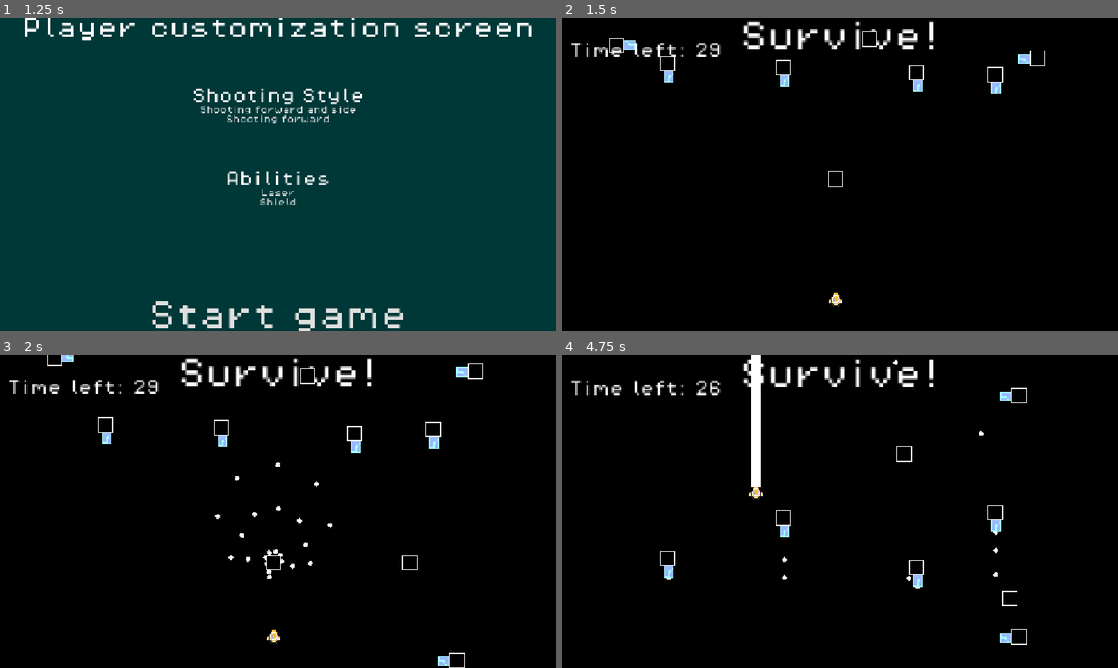
Above: before the commit, frames 1-4 (two rows, left to right).
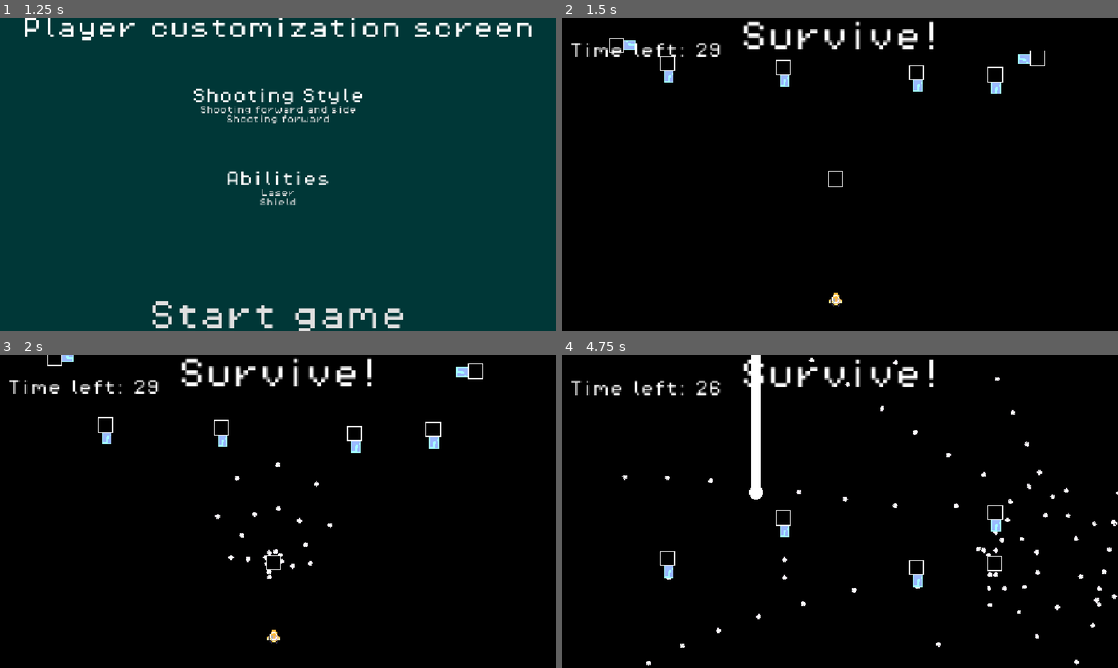
Above: after the commit, the same moments.

Repository: Draftier/Geometric-Invasion-CSS-497
Game: Godot game, scene res://scenes/UI/main_menu.tscn
The game is run twice, just before and just after one commit, with the same random seed, the same clock (stepped at 60 frames per second) and the same inputs. The engine's default icon, where the game draws it, is replaced by a stand-in: a white triangle on a blue panel in a dark square.
Inputs:
- Up to frame 1 (1.25 s): click "Singleplayer" at 0.5 s
- Up to frame 2 (1.5 s): click "Start game" at 1.25 s
- Up to frame 3 (2 s): no input
- Up to frame 4 (4.75 s): hold Up (up) 2.03-3.53 s; tap X (ability) at 2.1, 4.35 s; tap Z (shoot) at 2.85 s; hold Shift (slow) 3.53-4.28 s; hold Left (left) from 3.53 s (still down)

Frame 1 is identical in both runs. In frame 2, less than 0.1% of the frame differs, in the area x 54-57%, y 4-10%; in frame 3, 0.2%; in frame 4, 1.0%, in the area x 10-100%, y 0-100%.

Commit message:
Fixed bug where event timeline not being executed by time to occur properly

Diff:
--- a/geometric-invasion/scenes/game.tscn
+++ b/geometric-invasion/scenes/game.tscn
@@ -220,13 +220,13 @@
 
 [sub_resource type="Resource" id="Resource_2eb2s"]
 script = ExtResource("9_ssvqc")
+x_percent = 0.1
+y_percent = 0.5
+metadata/_custom_type_script = "uid://beg1vql3x734k"
+
+[sub_resource type="Resource" id="Resource_o0ty1"]
+script = ExtResource("9_ssvqc")
 x_percent = 0.2
-y_percent = 1.0
-metadata/_custom_type_script = "uid://beg1vql3x734k"
-
-[sub_resource type="Resource" id="Resource_o0ty1"]
-script = ExtResource("9_ssvqc")
-x_percent = 0.4
 metadata/_custom_type_script = "uid://beg1vql3x734k"
 
 [sub_resource type="Curve" id="Curve_qcmcn"]
@@ -287,6 +287,50 @@
 spawns = Array[ExtResource("12_dinhu")]([SubResource("Resource_rysoc")])
 metadata/_custom_type_script = "uid://bewu02jnvwcgy"
 
+[sub_resource type="Curve" id="Curve_bt5mj"]
+_data = [Vector2(0, 1), 0.0, 0.0, 0, 0, Vector2(1, 0.28089893), 0.0, 0.0, 0, 0]
+point_count = 2
+
+[sub_resource type="Resource" id="Resource_js0lu"]
+script = ExtResource("9_ca42v")
+direction = 3
+distance = 0.5
+speed_curve = SubResource("Curve_bt5mj")
+metadata/_custom_type_script = "uid://c8u5b5y0i25wp"
+
+[sub_resource type="Curve" id="Curve_pl11u"]
+_data = [Vector2(0, 1), 0.0, 0.0, 0, 0, Vector2(1, 0.32584274), 0.0, 0.0, 0, 0]
+point_count = 2
+
+[sub_resource type="Resource" id="Resource_gxtfn"]
+script = ExtResource("9_ca42v")
+direction = 2
+distance = 0.4
+speed_curve = SubResource("Curve_pl11u")
+metadata/_custom_type_script = "uid://c8u5b5y0i25wp"
+
+[sub_resource type="Resource" id="Resource_twgab"]
+script = ExtResource("7_trtic")
+movement_array = Array[ExtResource("13_ir15t")]([SubResource("Resource_js0lu"), SubResource("Resource_gxtfn"), null])
+wrap_movements = true
+metadata/_custom_type_script = "uid://thlx0gtur2d4"
+
+[sub_resource type="Resource" id="Resource_02fa5"]
+script = ExtResource("12_dinhu")
+enemy = ExtResource("6_gee14")
+enemy_movement_pattern = SubResource("Resource_twgab")
+number_of_enemies = 10
+rotation = 180.0
+metadata/_custom_type_script = "uid://c4twyssjo6an2"
+
+[sub_resource type="Resource" id="Resource_nepv3"]
+script = ExtResource("4_kvpfn")
+spawner = 4
+time_between_spawns = 1.5
+time_to_occur = 5.0
+spawns = Array[ExtResource("12_dinhu")]([SubResource("Resource_02fa5")])
+metadata/_custom_type_script = "uid://bewu02jnvwcgy"
+
 [node name="Game" type="Node" unique_id=717147830]
 script = ExtResource("1_vtaks")
 metadata/_edit_vertical_guides_ = [-289.0, 239.0]
@@ -339,7 +383,7 @@
 spawn_point_count = 8
 radius = 2
 movement_events = SubResource("Resource_e1j6l")
-health = 10
+health = 1000
 
 [node name="Enemy" parent="." unique_id=1367146779 instance=ExtResource("6_gee14")]
 position = Vector2(159, -108)
@@ -398,6 +442,20 @@
 spawn_interval = 1.0
 metadata/_custom_type_script = "uid://cpbp4ohcaqwle"
 
+[node name="EnemySpawnPoint4" type="Node2D" parent="." unique_id=961822767]
+position = Vector2(-377, -70)
+script = ExtResource("9_0tnpc")
+id = 4
+spawn_interval = 1.0
+metadata/_custom_type_script = "uid://cpbp4ohcaqwle"
+
+[node name="EnemySpawnPoint5" type="Node2D" parent="." unique_id=1344813384]
+position = Vector2(377, -60)
+script = ExtResource("9_0tnpc")
+id = 5
+spawn_interval = 1.0
+metadata/_custom_type_script = "uid://cpbp4ohcaqwle"
+
 [node name="EnemySpawnPoint2" type="Node2D" parent="." unique_id=916848794]
 position = Vector2(184, 220)
 script = ExtResource("9_0tnpc")
@@ -413,8 +471,8 @@
 metadata/_custom_type_script = "uid://cpbp4ohcaqwle"
 
 [node name="LevelManager" parent="." unique_id=1305954196 node_paths=PackedStringArray("spawners", "enemies") instance=ExtResource("2_gee14")]
-spawners = [NodePath("../EnemySpawnPoint"), NodePath("../EnemySpawnPoint2")]
-events = Array[ExtResource("4_kvpfn")]([SubResource("Resource_kvuet"), SubResource("Resource_37s47")])
+spawners = [NodePath("../EnemySpawnPoint"), NodePath("../EnemySpawnPoint2"), NodePath("../EnemySpawnPoint4"), NodePath("../EnemySpawnPoint5")]
+events = Array[ExtResource("4_kvpfn")]([SubResource("Resource_kvuet"), SubResource("Resource_37s47"), SubResource("Resource_nepv3")])
 level_time = 30.0
 enemies = [null, null, null, null, null, null, null]
 
--- a/geometric-invasion/scripts/level_manager/level_manager.gd
+++ b/geometric-invasion/scripts/level_manager/level_manager.gd
@@ -46,16 +46,15 @@
 
 func _process(_delta: float) -> void:
 	# Calculate the current time every frame
-	current_time = (($LevelTimer.get_time_left() - $LevelTimer.wait_time) * -1)
+	current_time = (($LevelTimer.time_left - $LevelTimer.wait_time) * -1)
 
 	# Iterate and execute events through the events every frame
 	# This means events that have the same time will be executed within the same frame
 	if(events.size() - event_index > 0 and events.size() != 0):
-		# Loop through events
-		for i in events.size():
-			# Check if event should occur and execute if it does
-			if events[i].time_to_occur >= current_time as int:
-				execute_event(events[i])
+		## Loop through events
+		if events[event_index].time_to_occur <= current_time:
+			print("Current_time: ", current_time)
+			execute_event(events[event_index])
 			event_index += 1
 
 	$Label.text = "Time left: " + str($LevelTimer.time_left as int)
